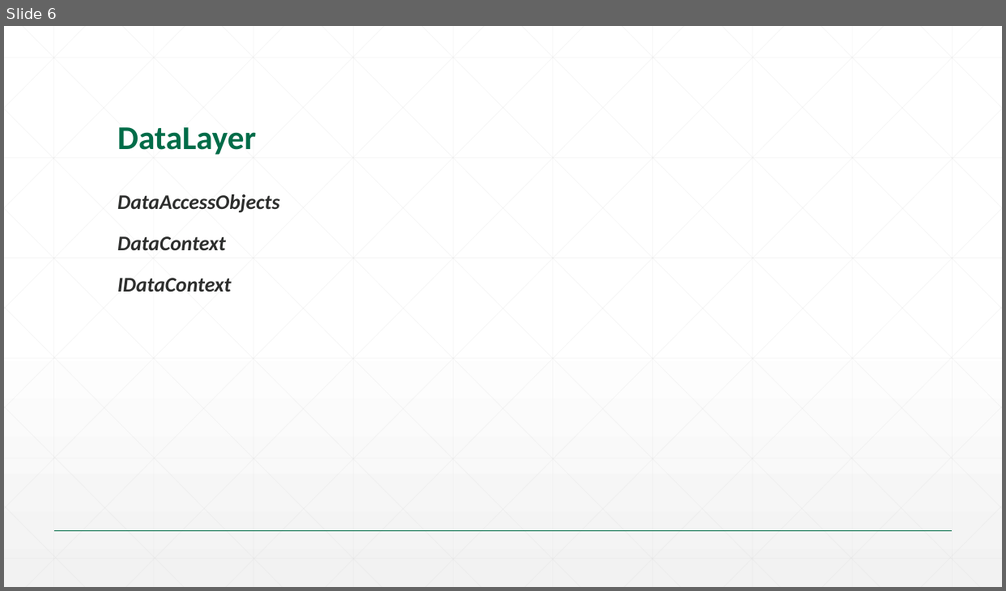
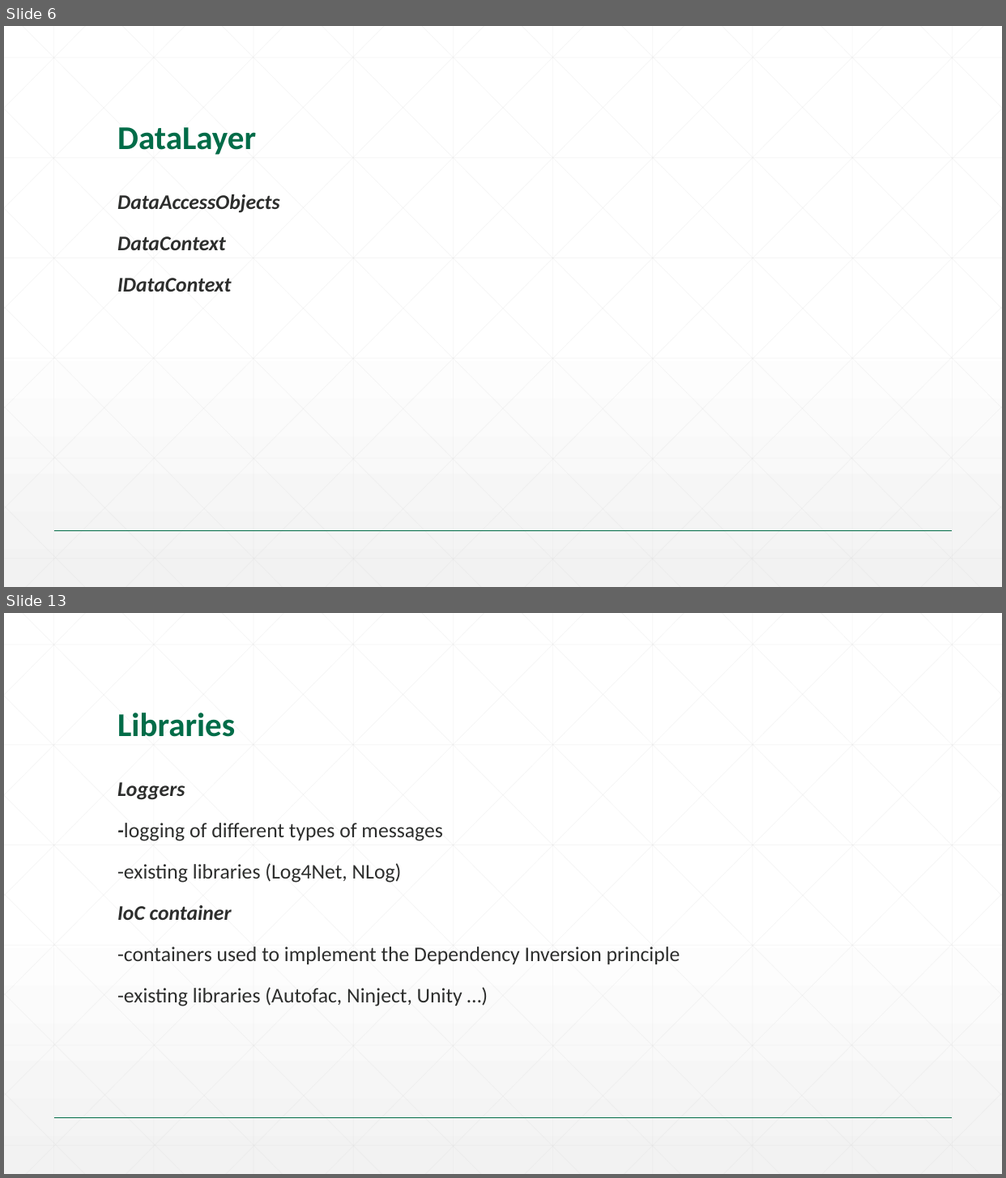
Before and after one commit to dragica/svs-talent-2015, a slide deck: 04-SPA/Slides/01.02-Seavus Talent Program_SPA.pptx. Shown one above the other, each under a label of ours: slide 6 before the commit, slides 6 and 13 after it; the slides between them are not shown. The pictures are 1006x591 and 1006x1178 pixels, drawn with LibreOffice and Linux fonts; fonts in the diff are those of the drawing; background and template pictures are left out. Boxes give left, top, right and bottom in pixels: in the first picture for what was removed or moved away, otherwise in the second. Text is boxed around its words. In the diff, an @@ line names an element or a change of style, - is before the commit and + after.

Commit message:
Registar Logging

```diff
--- a/04-SPA/Slides/01.02-Seavus Talent Program_SPA.pptx
+++ b/04-SPA/Slides/01.02-Seavus Talent Program_SPA.pptx
@@ slide 13 added at bbox=[4, 613, 1002, 1174], background gradient #FFFFFF to #F2F2F2; not listed: 47 template elements that a slide beside it also shows @@
@@ title added at bbox=[117, 713, 235, 737], 32 pt, text #016C48, bold @@
+Libraries
@@ text added at bbox=[117, 782, 680, 1007], 20 pt, text #2D2E2D @@
+Loggers
+-logging of different types of messages
+-existing libraries (Log4Net, NLog)
+IoC container
+-containers used to implement the Dependency Inversion principle
+-existing libraries (Autofac, Ninject, Unity …)
```
Also in this commit, not shown: 1 slide changed, 15 other slides added, 3 other files.
